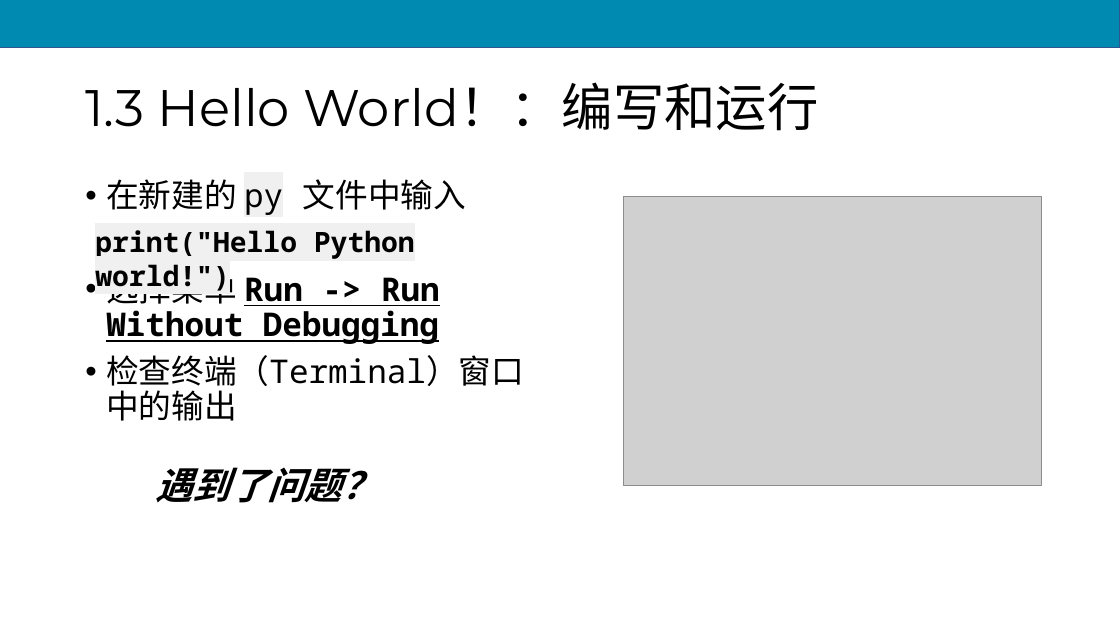
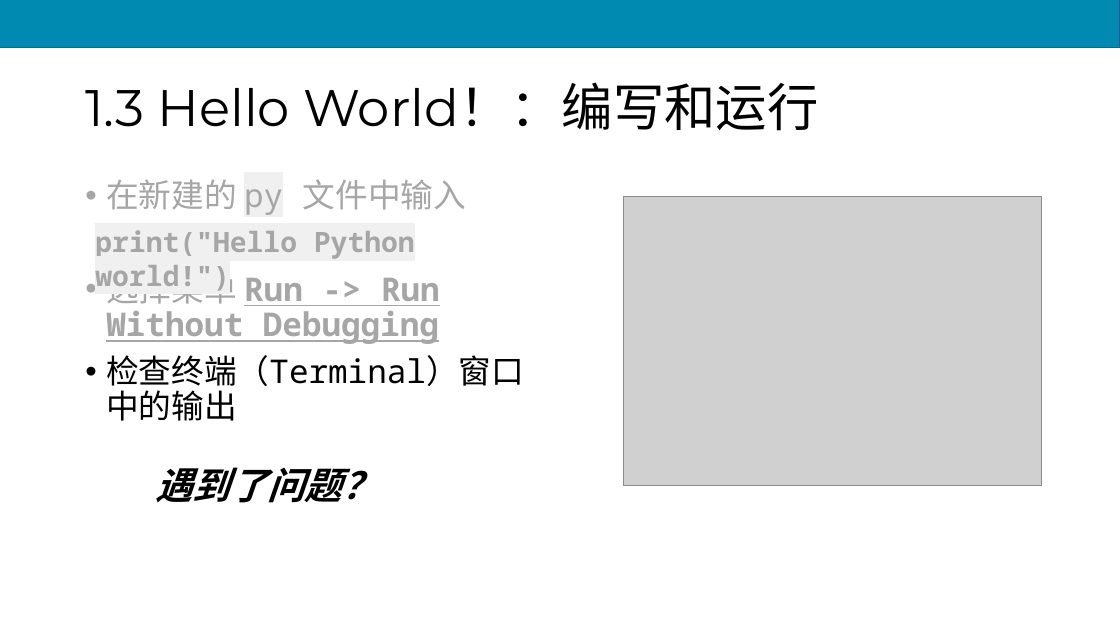
Before and after one commit to scruel/pcc_3e_slides, a slide deck: slide 21 of PPT/python1.pptx. Drawn at 1120x630 pixels with LibreOffice and Linux fonts; fonts in the diff are those of the drawing; grey boxes stand for pictures. Boxes give left, top, right and bottom in pixels: in the first picture for what was removed or moved away, otherwise in the second. Text is boxed around its words. In the diff, an @@ line names an element or a change of style, - is before the commit and + after.

```diff
--- a/PPT/python1.pptx
+++ b/PPT/python1.pptx
@@ text at (106,180,466,344): text colour #000000 to #A6A6A6 in "在新建的 py 文件中输入", "选择菜单 Run -> Run Without Debugging" @@
@@ text "print("Hello Python world!")" at (95,230,415,291): text colour #000000 to #A6A6A6 @@
```
Also in this commit, not shown: 5 other slides changed, 1 other file.
